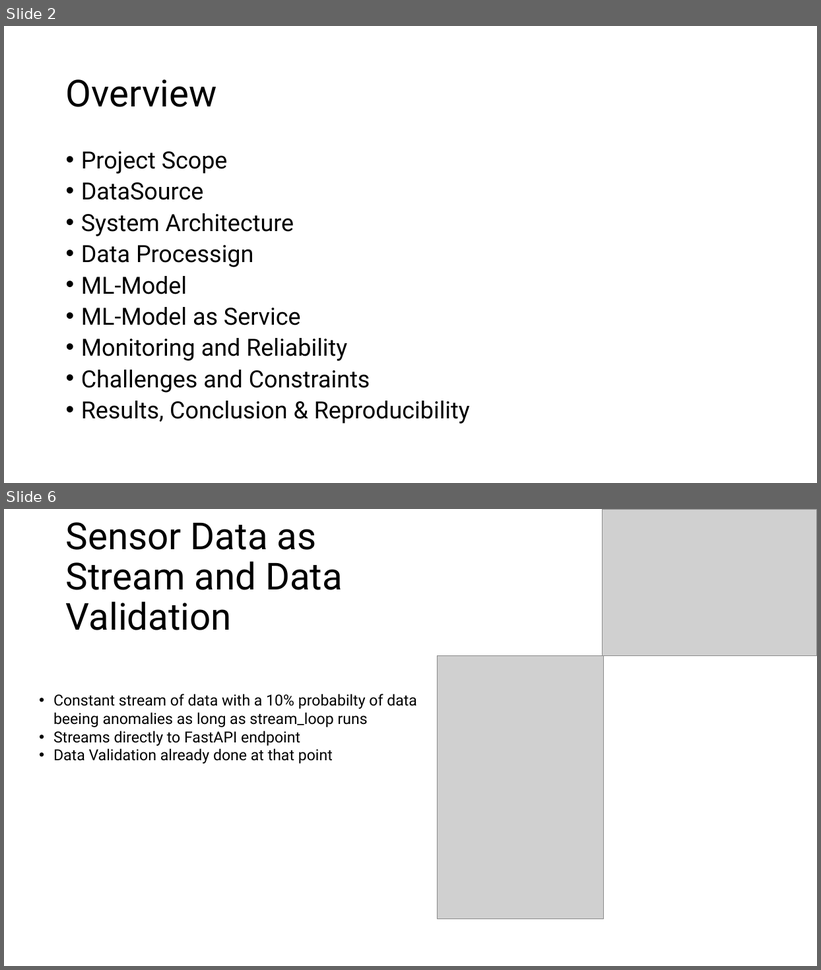
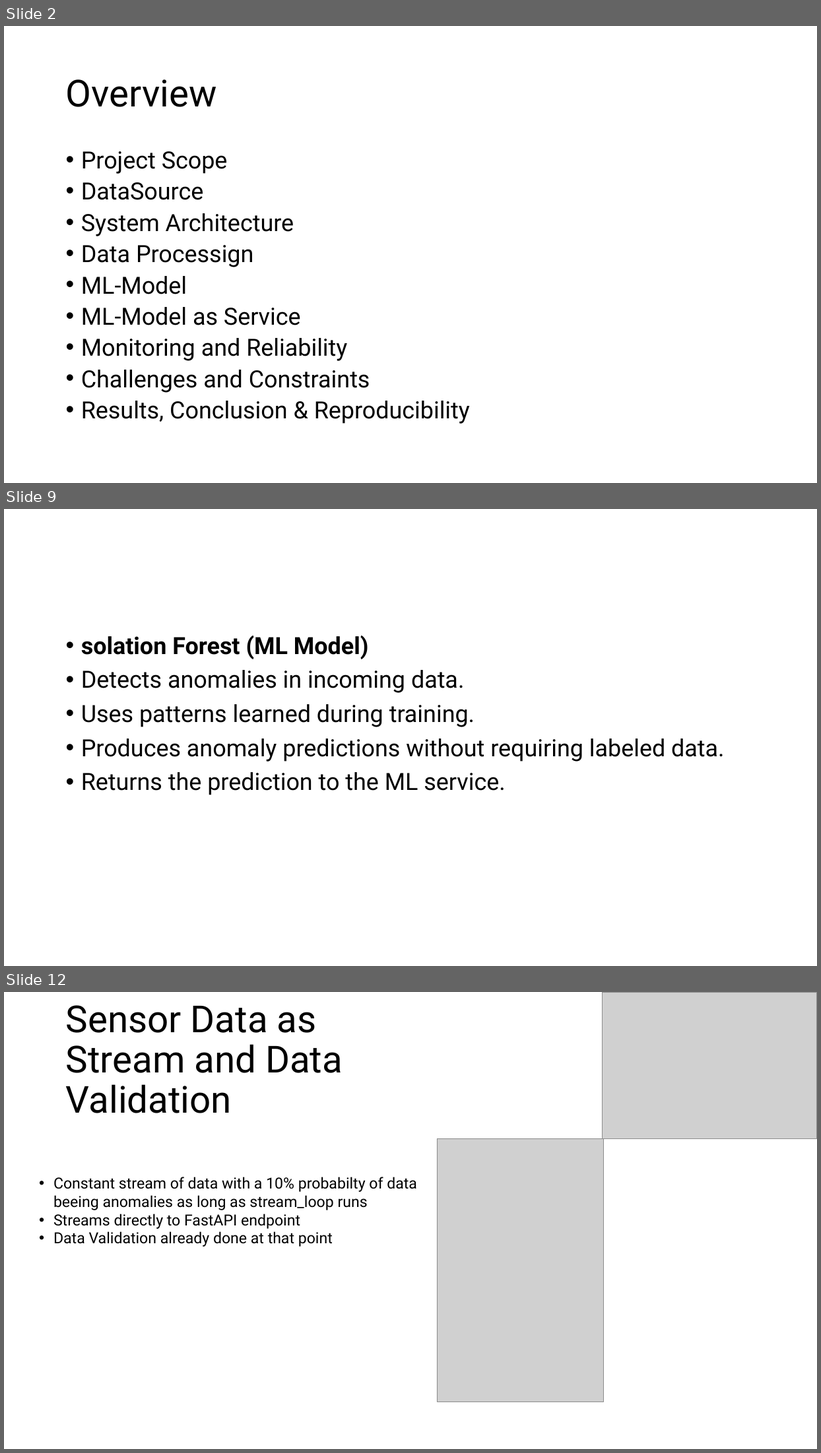
Before and after one commit to TheDauertoter/Factory_Learn, a slide deck: theblubbPP.ppt. Shown one above the other, each under a label of ours: slides 2 and 6 before the commit, slides 2, 9 and 12 after it; the slides between them are not shown. The pictures are 821x970 and 821x1453 pixels, drawn with LibreOffice and Linux fonts; fonts in the diff are those of the drawing; grey boxes stand for pictures. Boxes give left, top, right and bottom in pixels: in the first picture for what was removed or moved away, otherwise in the second. Text is boxed around its words. In the diff, an @@ line names an element or a change of style, - is before the commit and + after.

```diff
--- a/theblubbPP.ppt
+++ b/theblubbPP.ppt
@@ slide 9 added at (4, 509, 817, 966), background #FFFFFF @@
@@ text added at (81, 636, 724, 795), 28 pt, text #000000 @@
+• solation Forest (ML Model)
+• Detects anomalies in incoming data.
+• Uses patterns learned during training.
+• Produces anomaly predictions without requiring labeled data.
+• Returns the prediction to the ML service.
@@ what was slide 6 is now slide 12 @@
```
Also in this commit, not shown: 2 slides changed, 6 other slides added, 1 slide removed.
